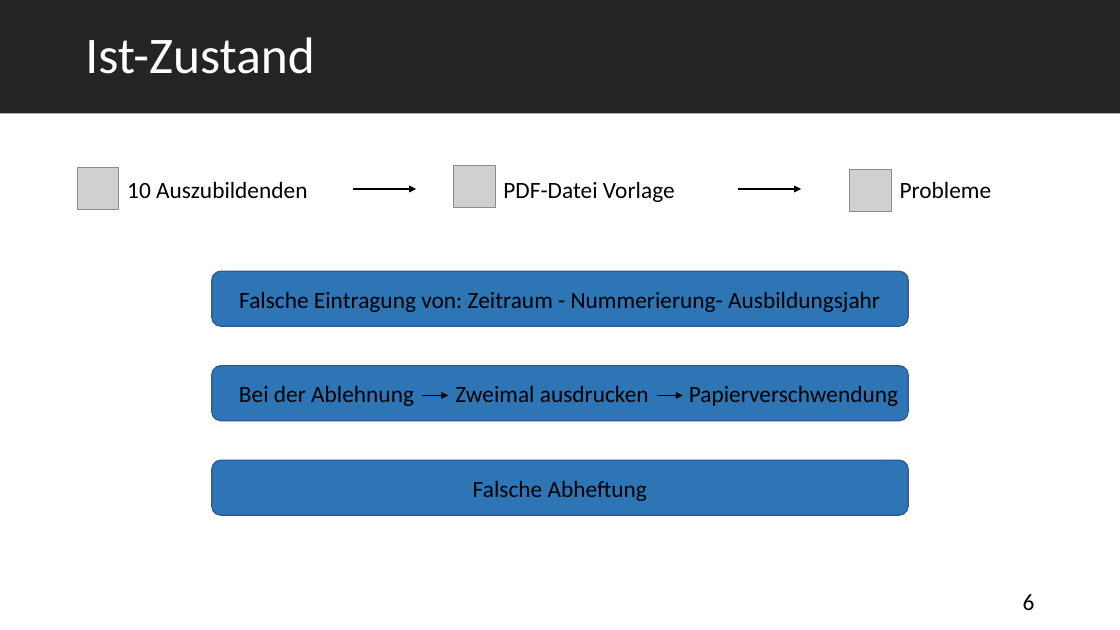
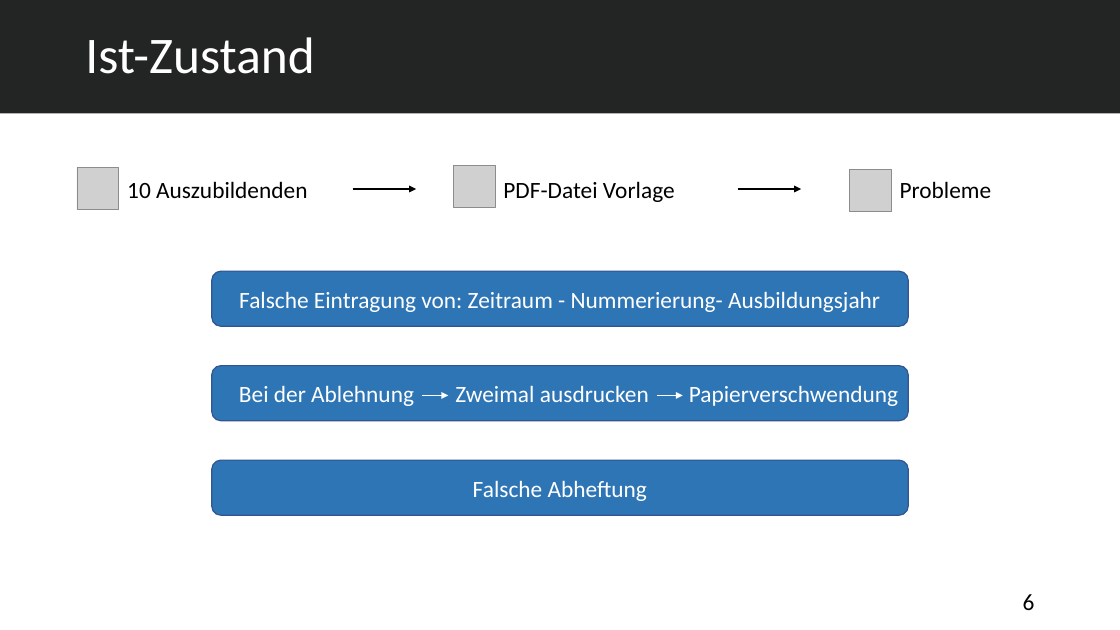
Before and after one commit to abdulsalam-emesh/Projektspresentation, a slide deck: slide 6 of Auszubildenden Verwaltungssystem.pptx. Drawn at 1120x630 pixels with LibreOffice and Linux fonts; fonts in the diff are those of the drawing; grey boxes stand for pictures. Boxes give left, top, right and bottom in pixels: in the first picture for what was removed or moved away, otherwise in the second. Text is boxed around its words. In the diff, an @@ line names an element or a change of style, - is before the commit and + after.

```diff
--- a/Auszubildenden Verwaltungssystem.pptx
+++ b/Auszubildenden Verwaltungssystem.pptx
@@ text colour #000000 to #FFFFFF in 5 elements at (239, 291, 880, 312), (239, 385, 414, 406), (473, 480, 647, 501), (455, 385, 649, 402), (689, 385, 898, 406) @@
@@ arrow (423, 396) - (449, 396): stroke #000000 1.5 pt to #FFFFFF 1.5 pt @@
@@ arrow (657, 396) - (683, 396): stroke #000000 1.5 pt to #FFFFFF 1.5 pt @@
```
Also in this commit, not shown: 6 other slides changed, 1 slide added, 1 slide removed, 2 other files.
